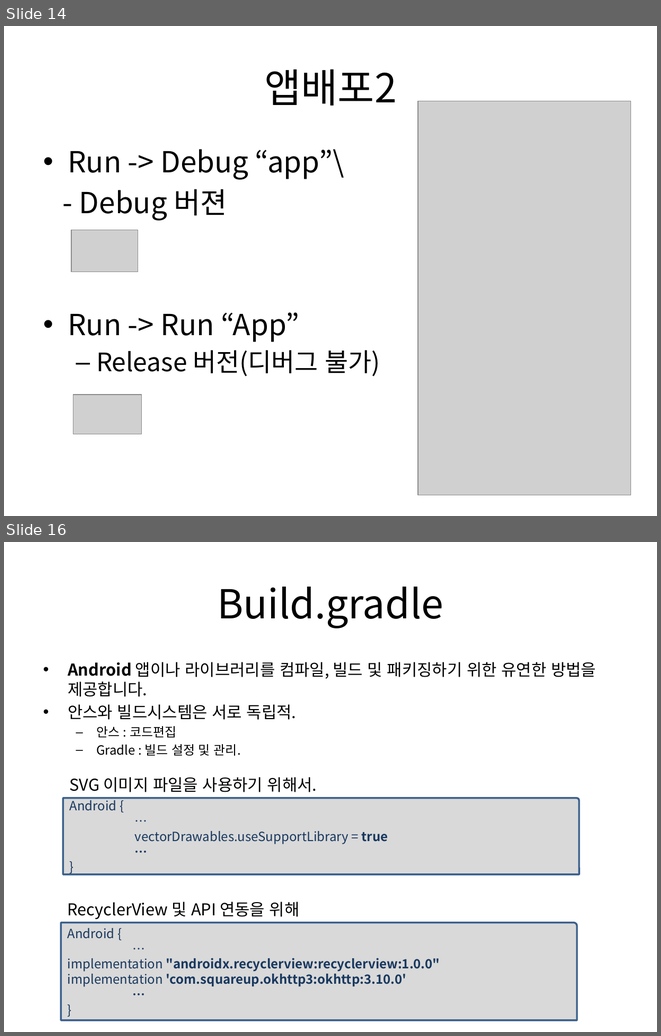
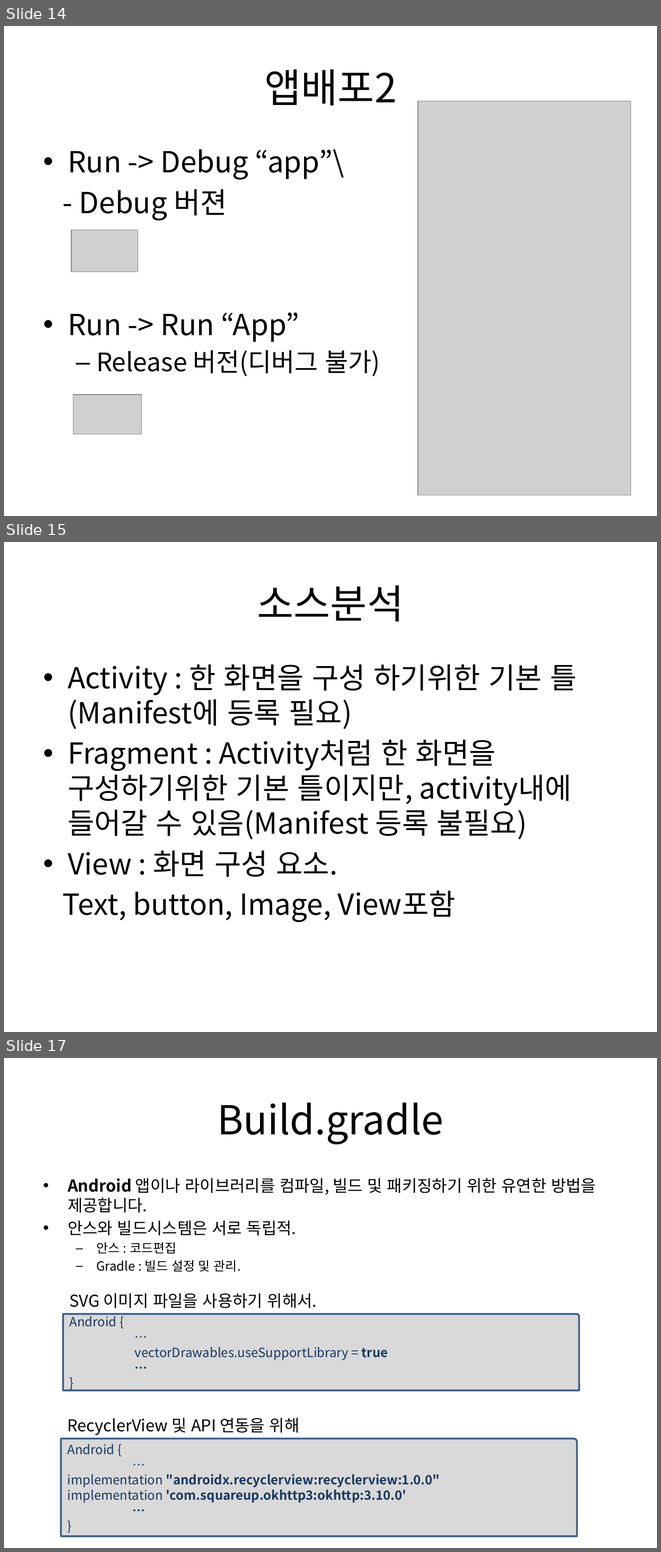
Before and after one commit to tuxxon/android_dev_lecture, a slide deck: 02.안드로이드 모바일 앱 개발-프론트엔드-안국환.pptx. Shown one above the other, each under a label of ours: slides 14 and 16 before the commit, slides 14, 15 and 17 after it; the slides between them are not shown. The pictures are 661x1036 and 661x1552 pixels, drawn with LibreOffice and Linux fonts; fonts in the diff are those of the drawing; grey boxes stand for pictures. Boxes give left, top, right and bottom in pixels: in the first picture for what was removed or moved away, otherwise in the second. Text is boxed around its words. In the diff, an @@ line names an element or a change of style, - is before the commit and + after.

```diff
--- a/02.안드로이드 모바일 앱 개발-프론트엔드-안국환.pptx
+++ b/02.안드로이드 모바일 앱 개발-프론트엔드-안국환.pptx
@@ slide 15 added at [4, 542, 657, 1032], background #FFFFFF @@
@@ title added at [257, 585, 404, 622], 44 pt, text #000000 @@
+소스분석
@@ text added at [63, 664, 577, 922], 32 pt, text #000000 @@
+• Activity : 한 화면을 구성 하기위한 기본 틀 (Manifest에 등록 필요)
+• Fragment : Activity처럼 한 화면을 구성하기위한 기본 틀이지만, activity내에 들어갈 수 있음(Manifest 등록 불필요)
+• View : 화면 구성 요소.
+Text, button, Image, View포함
@@ what was slide 16 is now slide 17 @@
```
Also in this commit, not shown: 2 slides changed.
